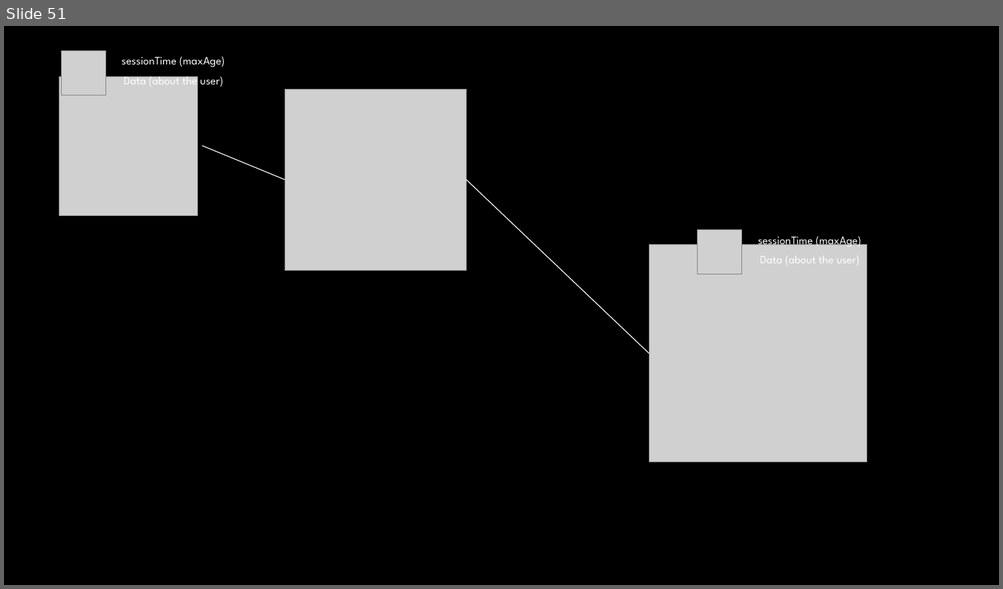
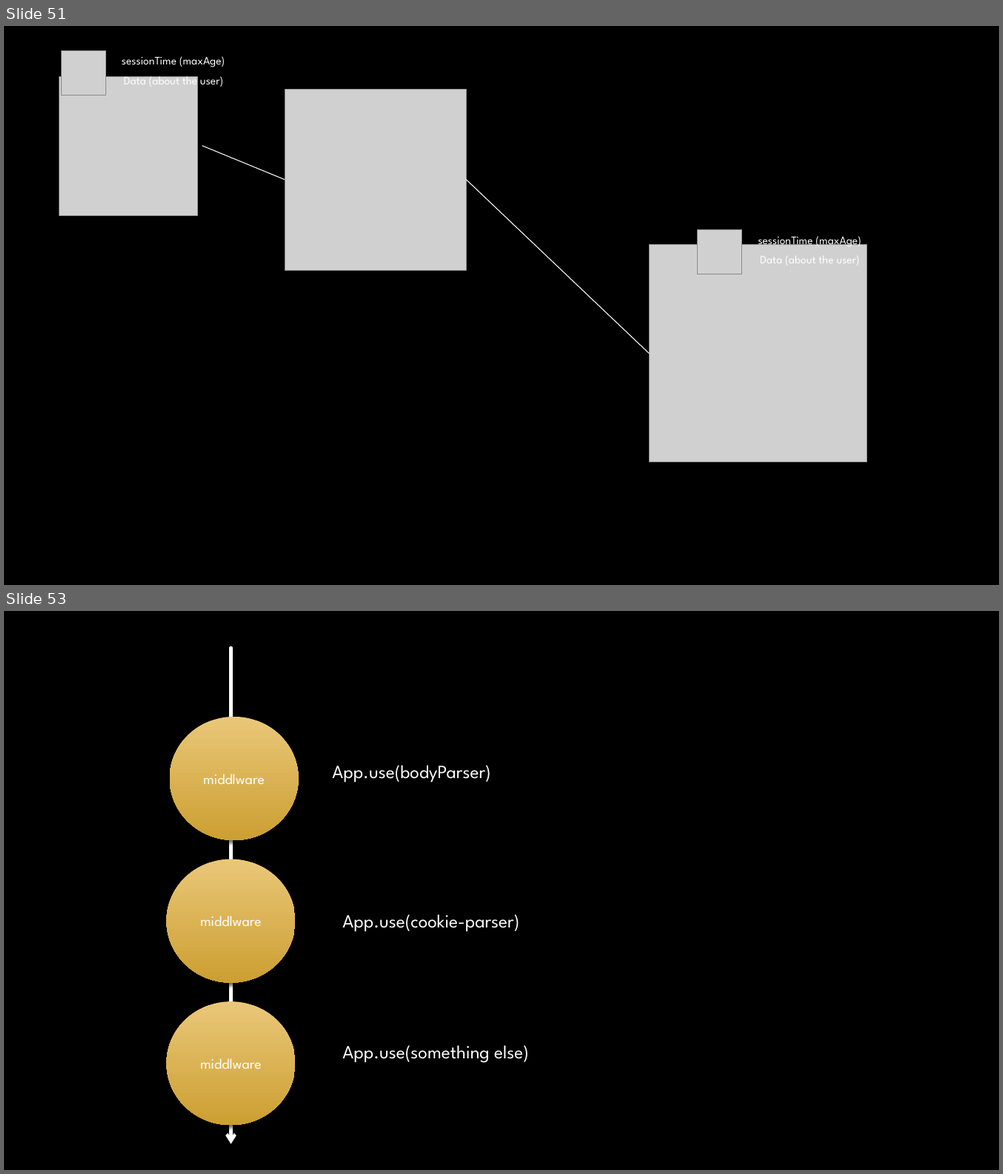
Before and after one commit to talyaron/fullstack-itc-may21, a slide deck: 05-Node/03-express/00-presentation/express-recap.pptx. Shown one above the other, each under a label of ours: slide 51 before the commit, slides 51 and 53 after it; the slides between them are not shown. The pictures are 1003x589 and 1003x1174 pixels, drawn with LibreOffice and Linux fonts; fonts in the diff are those of the drawing; grey boxes stand for pictures; background and template pictures are left out. Boxes give left, top, right and bottom in pixels: in the first picture for what was removed or moved away, otherwise in the second. Text is boxed around its words. In the diff, an @@ line names an element or a change of style, - is before the commit and + after.

```diff
--- a/05-Node/03-express/00-presentation/express-recap.pptx
+++ b/05-Node/03-express/00-presentation/express-recap.pptx
@@ slide 53 added at box(4, 611, 999, 1170), background picture (left out) @@
@@ arrow added from (231, 647) to (231, 1145), #FFFFFF 3 pt @@
@@ ellipse added at box(170, 717, 299, 841), fill gradient #EAC778 to #CC9F32, 14 pt, text #FFFFFF @@
+middlware
@@ text added at box(332, 765, 490, 783), 18 pt, text #FFFFFF @@
+App.use(bodyParser)
@@ ellipse added at box(167, 860, 296, 983), fill gradient #EAC778 to #CC9F32, 14 pt, text #FFFFFF @@
+middlware
@@ text added at box(342, 914, 519, 932), 18 pt, text #FFFFFF @@
+App.use(cookie-parser)
@@ ellipse added at box(167, 1002, 296, 1126), fill gradient #EAC778 to #CC9F32, 14 pt, text #FFFFFF @@
+middlware
@@ text added at box(342, 1045, 529, 1063), 18 pt, text #FFFFFF @@
+App.use(something else)
```
Also in this commit, not shown: 6 other slides added, 5 other files.
